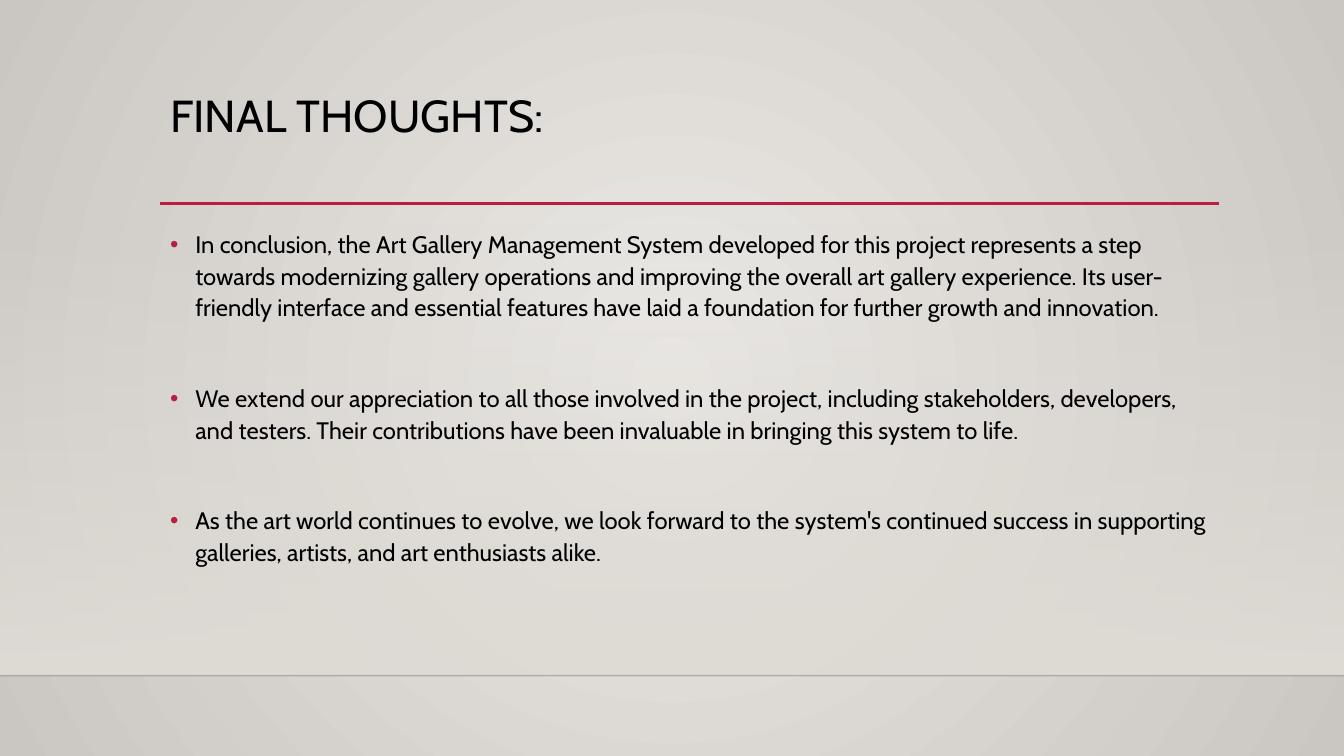
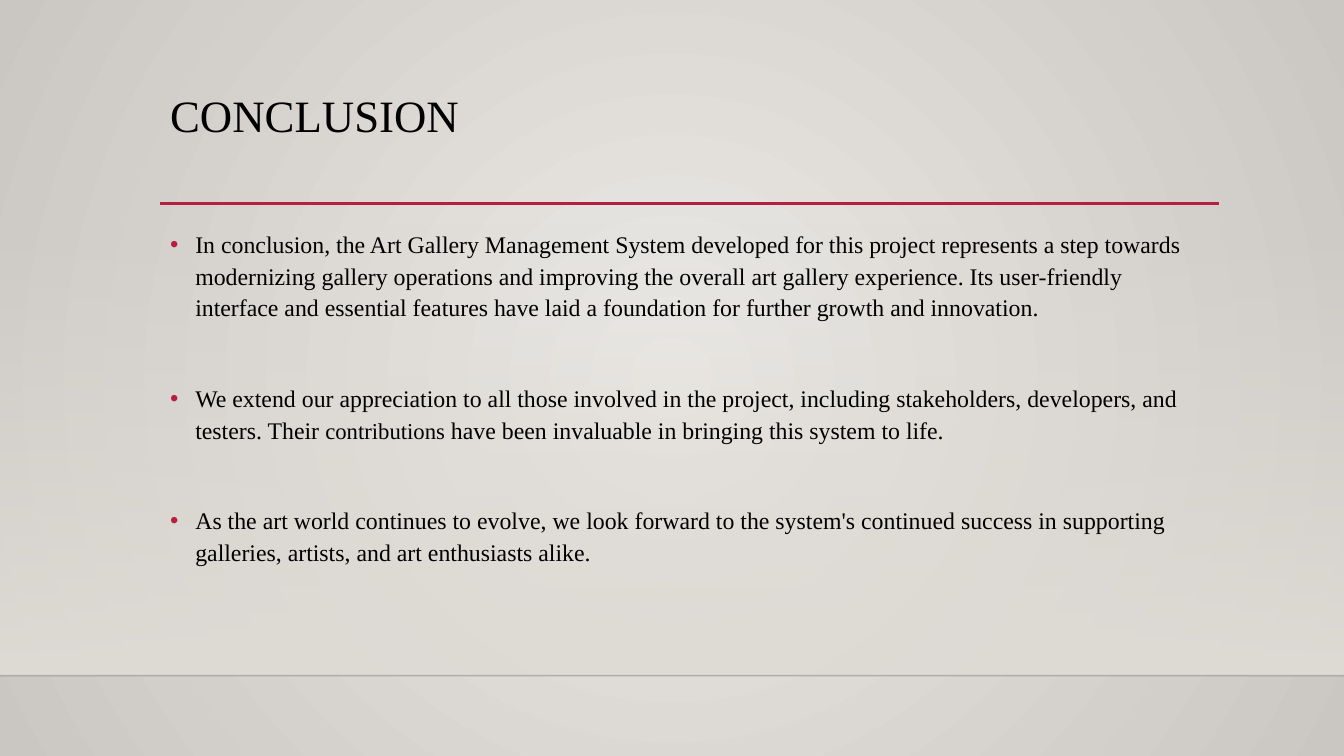
Before and after one commit to Abhigna1975/ART-GALLERY-MANAGEMENT-SYSTEM-PROJECT, a slide deck: slide 7 of Art Gallery Management System ppt.pptx (slide 26 before the commit). Drawn at 1344x756 pixels with LibreOffice and Linux fonts; fonts in the diff are those of the drawing; background and template pictures are left out. Boxes give left, top, right and bottom in pixels: in the first picture for what was removed or moved away, otherwise in the second. Text is boxed around its words. In the diff, an @@ line names an element or a change of style, - is before the commit and + after.

```diff
--- a/Art Gallery Management System ppt.pptx
+++ b/Art Gallery Management System ppt.pptx
@@ title at (170,102,459,133): text changed; font Cabin to Times New Roman @@
-FINAL THOUGHTS:
+CONCLUSION
@@ text "In conclusion, the Art Gallery ..." at (195,236,1180,566): font Cabin to Times New Roman; size 17 to 16.1 pt in "contributions" @@
```
Also in this commit, not shown: 6 other slides changed, 19 slides removed, 31 other files.
